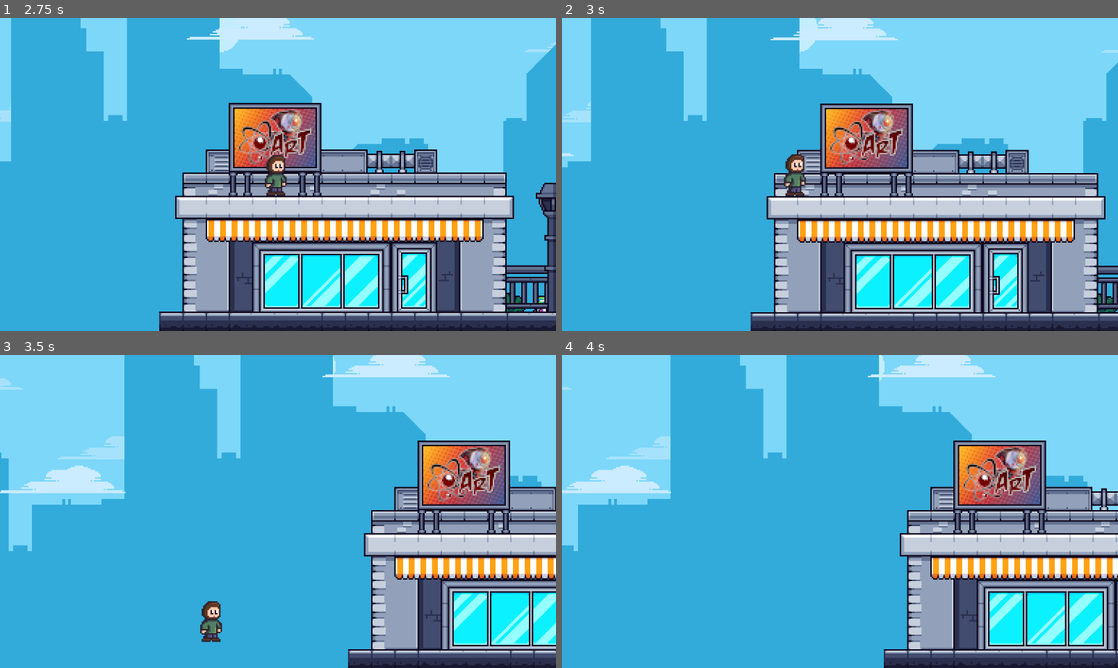
Above: before the commit, frames 1-4 (two rows, left to right).
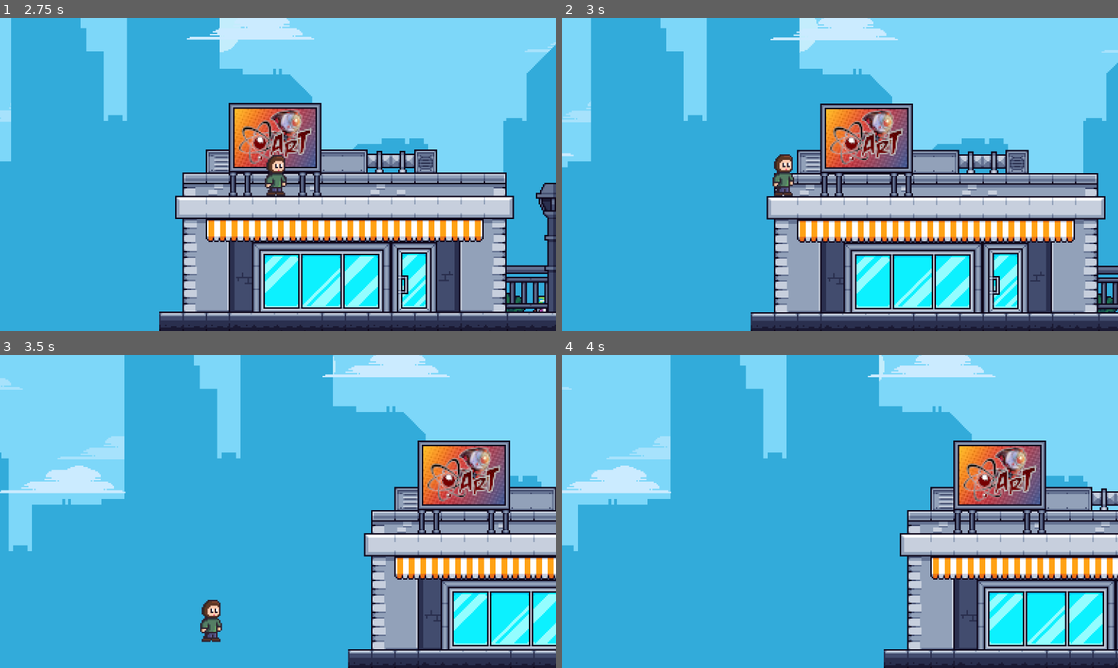
Above: after the commit, the same moments.

Repository: SeveralHerr/AtomicRobot
Game: Godot game, scene res://startscreen.tscn
The game is run twice, just before and just after one commit, with the same random seed, the same clock (stepped at 60 frames per second) and the same inputs.
Inputs (mouse positions are in pixels of both pictures, inside the frame that each line leads up to):
- Up to frame 1 (2.75 s): tap Enter (ui_accept) at 0.5, 0.77, 1.25, 1.52 s; move the mouse to (400, 158) at 0.52 s; hold F (Attack, bound only after the commit) 0.53-1.28 s; hold Right (ui_right) 0.53-2 s; click (400, 158) at 0.67 s; move the mouse to (166, 190) at 1.27 s; tap F (Attack, bound only after the commit) at 1.35 s; click (244, 187) at 2 s
- Up to frame 2 (3 s): move the mouse to (895, 105) at 2.77 s; hold Left (ui_left) from 2.78 s (still down); hold F (Attack, bound only after the commit) from 2.78 s (still down)
- Up to frame 3 (3.5 s): keep holding Left (ui_left); keep holding F (Attack, bound only after the commit)
- Up to frame 4 (4 s): move the mouse to (812, 574) at 3.52 s; release Left (ui_left) at 3.53 s; release F (Attack, bound only after the commit) at 3.53 s; hold Right (ui_right) from 3.53 s (still down); tap F (Attack, bound only after the commit) at 3.6 s; click (812, 574) at 3.67 s; tap Enter (ui_accept) at 3.77 s

Frame 1 is identical in both runs. In frame 2, 0.7% of the frame differs, in the area x 37-44%, y 43-58%; in frame 3, 0.2%; in frame 4, nothing differs.

Commit message:
Attack button

Diff:
--- a/Player.gd
+++ b/Player.gd
@@ -7,6 +7,17 @@
 
 # Get the gravity from the project settings to be synced with RigidBody nodes.
 var gravity: int = ProjectSettings.get_setting("physics/2d/default_gravity")
+
+func _input(event: InputEvent) -> void:
+	if event.is_action_pressed("Attack"):
+		$DefaultSprite.play("Attack")
+
+
+		$DefaultSprite.animation_finished.connect(_idle)
+
+func _idle():
+	$DefaultSprite.animation_finished.disconnect(_idle)
+	$DefaultSprite.play("idle")
 
 func _ready() -> void:
 	if Config.cody_selected:
--- a/player.tscn
+++ b/player.tscn
@@ -1,10 +1,22 @@
-[gd_scene load_steps=13 format=3 uid="uid://csmg52xs05d1e"]
+[gd_scene load_steps=16 format=3 uid="uid://csmg52xs05d1e"]
 
 [ext_resource type="Script" path="res://Player.gd" id="1_ncv2v"]
 [ext_resource type="Texture2D" uid="uid://btcwsgnp27tx6" path="res://images/Sprite-0001.png" id="1_rc65t"]
 
 [sub_resource type="RectangleShape2D" id="RectangleShape2D_qa0j5"]
 size = Vector2(14, 28)
+
+[sub_resource type="AtlasTexture" id="AtlasTexture_1npsc"]
+atlas = ExtResource("1_rc65t")
+region = Rect2(368, 48, 32, 32)
+
+[sub_resource type="AtlasTexture" id="AtlasTexture_fi2y2"]
+atlas = ExtResource("1_rc65t")
+region = Rect2(304, 48, 32, 32)
+
+[sub_resource type="AtlasTexture" id="AtlasTexture_c4swc"]
+atlas = ExtResource("1_rc65t")
+region = Rect2(336, 48, 32, 32)
 
 [sub_resource type="AtlasTexture" id="AtlasTexture_fxuu5"]
 atlas = ExtResource("1_rc65t")
@@ -28,6 +40,23 @@
 
 [sub_resource type="SpriteFrames" id="SpriteFrames_vt1uo"]
 animations = [{
+"frames": [{
+"duration": 1.3,
+"texture": SubResource("AtlasTexture_1npsc")
+}, {
+"duration": 0.4,
+"texture": SubResource("AtlasTexture_fi2y2")
+}, {
+"duration": 0.4,
+"texture": SubResource("AtlasTexture_c4swc")
+}, {
+"duration": 1.0,
+"texture": SubResource("AtlasTexture_1npsc")
+}],
+"loop": false,
+"name": &"Attack",
+"speed": 6.0
+}, {
 "frames": [{
 "duration": 1.0,
 "texture": SubResource("AtlasTexture_fxuu5")
@@ -88,9 +117,10 @@
 
 [node name="DefaultSprite" type="AnimatedSprite2D" parent="."]
 sprite_frames = SubResource("SpriteFrames_vt1uo")
-animation = &"Walk"
+animation = &"Attack"
 autoplay = "idle"
-frame_progress = 0.0279157
+frame = 3
+frame_progress = 1.0
 
 [node name="CodySprite" type="AnimatedSprite2D" parent="."]
 visible = false
--- a/project.godot
+++ b/project.godot
@@ -43,6 +43,11 @@
 , Object(InputEventKey,"resource_local_to_scene":false,"resource_name":"","device":-1,"window_id":0,"alt_pressed":false …(183 unchanged characters)…
 ]
 }
+Attack={
+"deadzone": 0.5,
+"events": [Object(InputEventKey,"resource_local_to_scene":false,"resource_name":"","device":-1,"window_id":0,"alt_pressed":false,"shift_pressed":false,"ctrl_pressed":false,"meta_pressed":false,"pressed":false,"keycode":0,"physical_keycode":70,"key_label":0,"unicode":102,"location":0,"echo":false,"script":null)
+]
+}
 
 [rendering]
 
Binary file changed: images/Sprite-0001.png
